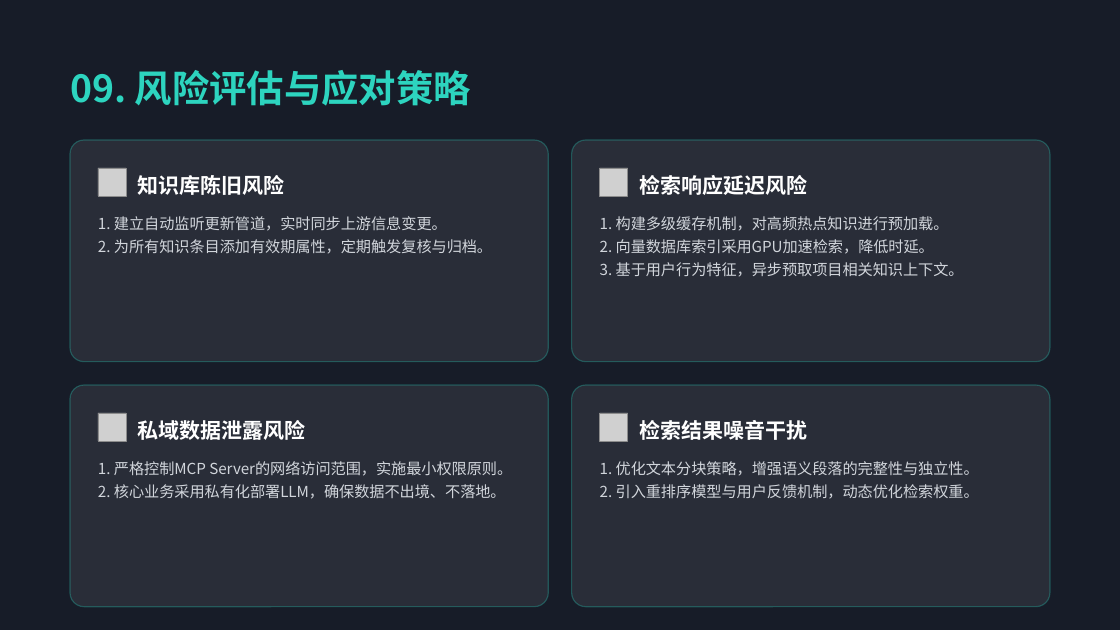
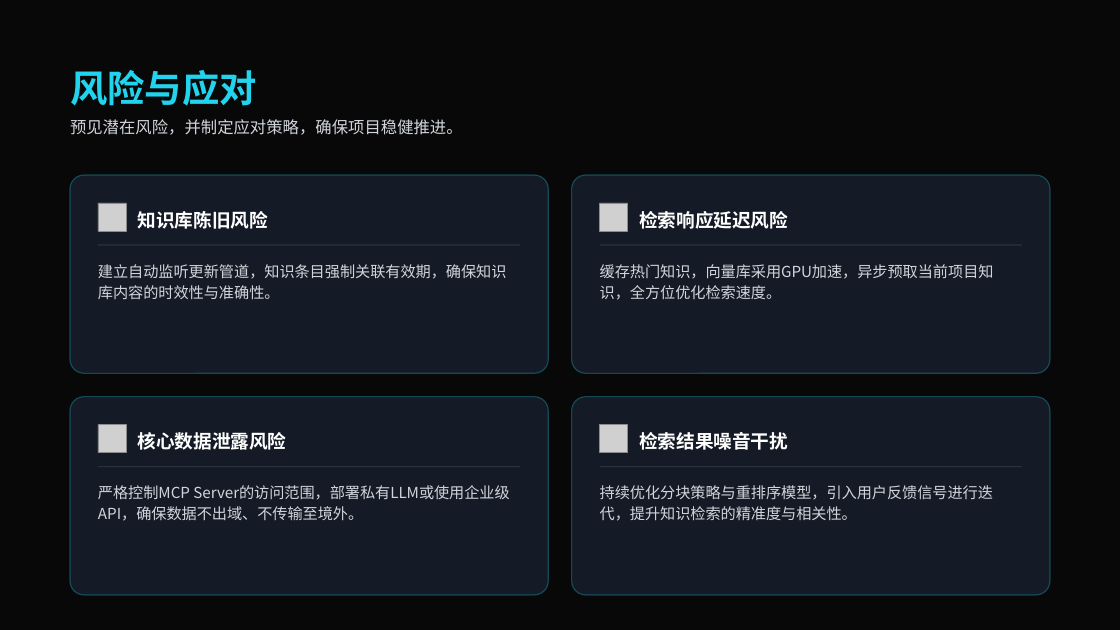
Before and after one commit to tppioneer/private_domain_knowledge_search, a slide deck: slide 16 of doc/pptx/私域知识赋能AI Coding工具技术方案.pptx (slide 10 before the commit). Drawn at 1120x630 pixels with LibreOffice and Linux fonts; fonts in the diff are those of the drawing; grey boxes stand for pictures; background and template pictures are left out; a plain dark background stands for a picture behind light text. Boxes give left, top, right and bottom in pixels: in the first picture for what was removed or moved away, otherwise in the second. Text is boxed around its words. In the diff, an @@ line names an element or a change of style, - is before the commit and + after.

Commit message:
更新文档

```diff
--- a/doc/pptx/私域知识赋能AI Coding工具技术方案.pptx
+++ b/doc/pptx/私域知识赋能AI Coding工具技术方案.pptx
@@ rounded rectangle at (0,0,1120,630): fill #111827 at 75% opacity to #000000 at 80% opacity @@
@@ text at (70,70,257,106): text changed; text colour #2DD4BF to #22D3EE @@
-09. 风险评估与应对策略
+风险与应对
@@ text added at (70,119,463,135), 14 pt, text #D1D5DB @@
+预见潜在风险，并制定应对策略，确保项目稳健推进。
@@ rounded rectangle: place and size @@
-rounded rectangle at (70,140,548,362)
+rounded rectangle at (70,175,548,373)
@@ picture removed at (98,168,126,196) @@
@@ fill #FFFFFF at 8% opacity to #1E293B at 60% opacity; outline #2DD4BF 1 pt to #22D3EE 1 pt; proportions changed in 4 elements at (70,397,548,595), (572,397,1050,595), (70,175,548,373), (572,175,1050,373) @@
@@ rounded rectangle: place and size @@
-rounded rectangle at (572,140,1050,362)
+rounded rectangle at (572,175,1050,373)
@@ picture removed at (600,168,628,196) @@
@@ picture added at (98,203,126,231) @@
@@ text "知识库陈旧风险": place and size @@
-text "知识库陈旧风险" at (138,175,285,195)
+text "知识库陈旧风险" at (138,211,268,229)
@@ picture added at (600,203,628,231) @@
@@ size 18 to 16 pt in 3 elements at (639,432,788,450), (138,211,268,229), (639,211,788,229) @@
@@ text "检索响应延迟风险": place and size @@
-text "检索响应延迟风险" at (639,175,807,195)
+text "检索响应延迟风险" at (639,211,788,229)
@@ text at (98,264,506,299): text changed @@
-1. 建立自动监听更新管道，实时同步上游信息变更。
-2. 为所有知识条目添加有效期属性，定期触发复核与归档。
+建立自动监听更新管道，知识条目强制关联有效期，确保知识库内容的时效性与准确性。
@@ line added from (98, 245) to (520, 245), #FFFFFF 1 pt @@
@@ text at (600,264,994,300): text changed @@
-1. 构建多级缓存机制，对高频热点知识进行预加载。
-2. 向量数据库索引采用GPU加速检索，降低时延。
-3. 基于用户行为特征，异步预取项目相关知识上下文。
+缓存热门知识，向量库采用GPU加速，异步预取当前项目知识，全方位优化检索速度。
@@ line added from (600, 245) to (1023, 245), #FFFFFF 1 pt @@
@@ rounded rectangle: place and size @@
-rounded rectangle at (70,385,548,607)
+rounded rectangle at (70,397,548,595)
@@ picture removed at (98,413,126,441) @@
@@ rounded rectangle: place and size @@
-rounded rectangle at (572,385,1050,607)
+rounded rectangle at (572,397,1050,595)
@@ picture removed at (600,413,628,441) @@
@@ picture added at (98,425,126,453) @@
@@ text at (138,432,287,450): text changed; size 18 to 16 pt @@
-私域数据泄露风险
+核心数据泄露风险
@@ picture added at (600,425,628,453) @@
@@ text "检索结果噪音干扰": place and size @@
-text "检索结果噪音干扰" at (639,420,807,440)
+text "检索结果噪音干扰" at (639,432,788,450)
@@ line added from (98, 467) to (520, 467), #FFFFFF 1 pt @@
@@ line added from (600, 467) to (1023, 467), #FFFFFF 1 pt @@
@@ text at (98,485,509,521): text changed @@
-1. 严格控制MCP Server的网络访问范围，实施最小权限原则。
-2. 核心业务采用私有化部署LLM，确保数据不出境、不落地。
+严格控制MCP Server的访问范围，部署私有LLM或使用企业级API，确保数据不出域、不传输至境外。
@@ text at (600,485,993,521): text changed @@
-1. 优化文本分块策略，增强语义段落的完整性与独立性。
-2. 引入重排序模型与用户反馈机制，动态优化检索权重。
+持续优化分块策略与重排序模型，引入用户反馈信号进行迭代，提升知识检索的精准度与相关性。
```
Also in this commit, not shown: 17 slides added, 11 slides removed, 4 other files.
